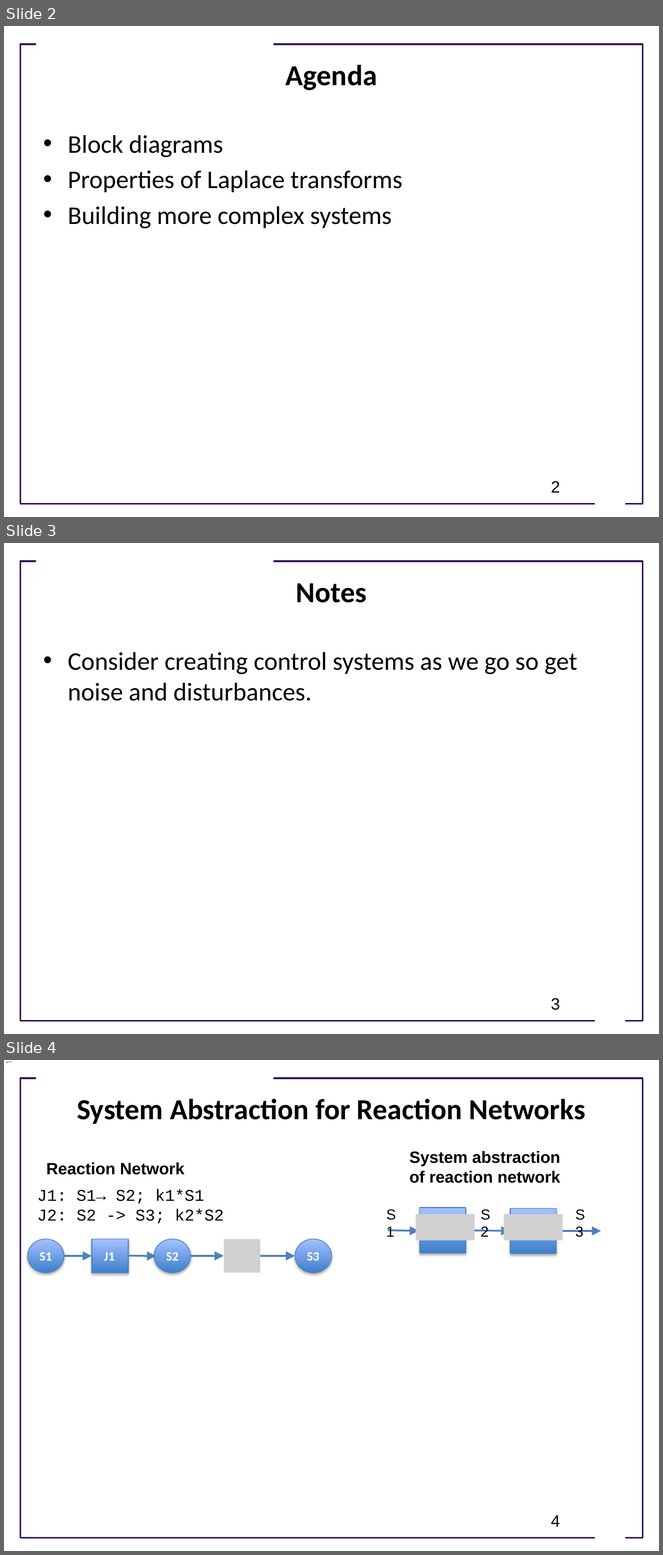
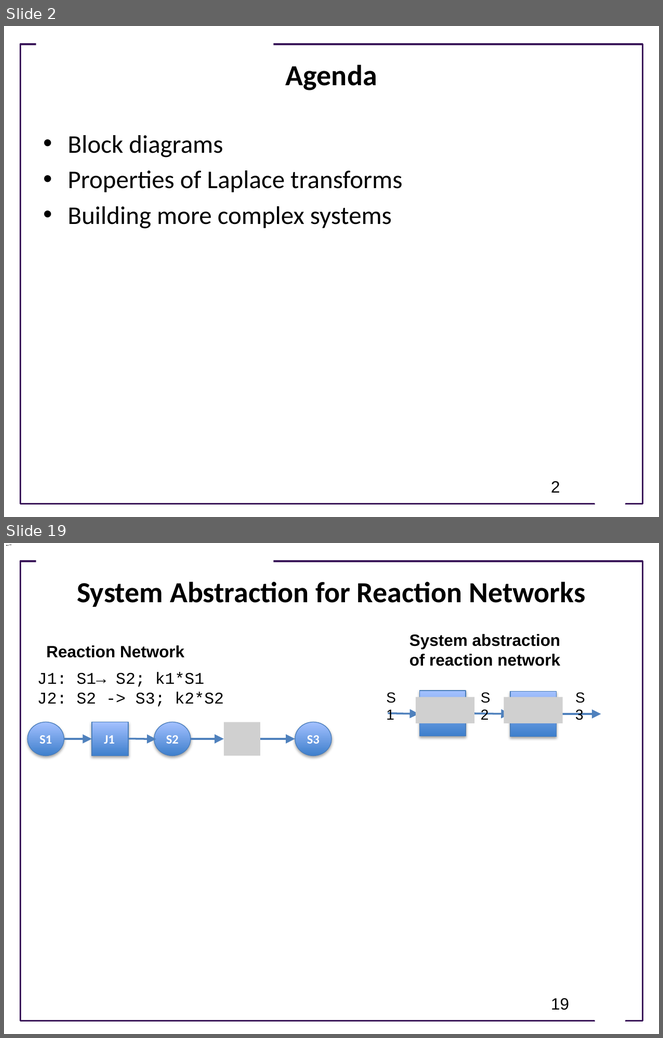
Before and after one commit to joseph-hellerstein/advanced-controls-lectures, a slide deck: Lecture_13-Closed-Loop-Systems/Closed-Loop-Systems.pptx. Shown one above the other, each under a label of ours: slides 2, 3 and 4 before the commit, slides 2 and 19 after it; the slides between them are not shown. The pictures are 663x1555 and 663x1038 pixels, drawn with LibreOffice and Linux fonts; fonts in the diff are those of the drawing; grey boxes stand for pictures; background and template pictures are left out. Boxes give left, top, right and bottom in pixels: in the first picture for what was removed or moved away, otherwise in the second. Text is boxed around its words. In the diff, an @@ line names an element or a change of style, - is before the commit and + after.

```diff
--- a/Lecture_13-Closed-Loop-Systems/Closed-Loop-Systems.pptx
+++ b/Lecture_13-Closed-Loop-Systems/Closed-Loop-Systems.pptx
@@ slide 3 removed at (x1=4, y1=543, x2=659, y2=1034), background #FFFFFF; not listed: 3 template elements that a slide beside it also shows @@
@@ title removed at (x1=296, y1=583, x2=367, y2=603) @@
-Notes
@@ text removed at (x1=68, y1=652, x2=578, y2=701) @@
-• Consider creating control systems as we go so get noise and disturbances.
@@ page number removed at (x1=551, y1=999, x2=560, y2=1010) @@
-3
@@ what was slide 4 is now slide 19 @@
@@ page number at (x1=551, y1=999, x2=569, y2=1010): text changed @@
-4
+19
```
Also in this commit, not shown: 6 slides changed, 3 slides added, 1 other slide removed, 2 other files.
